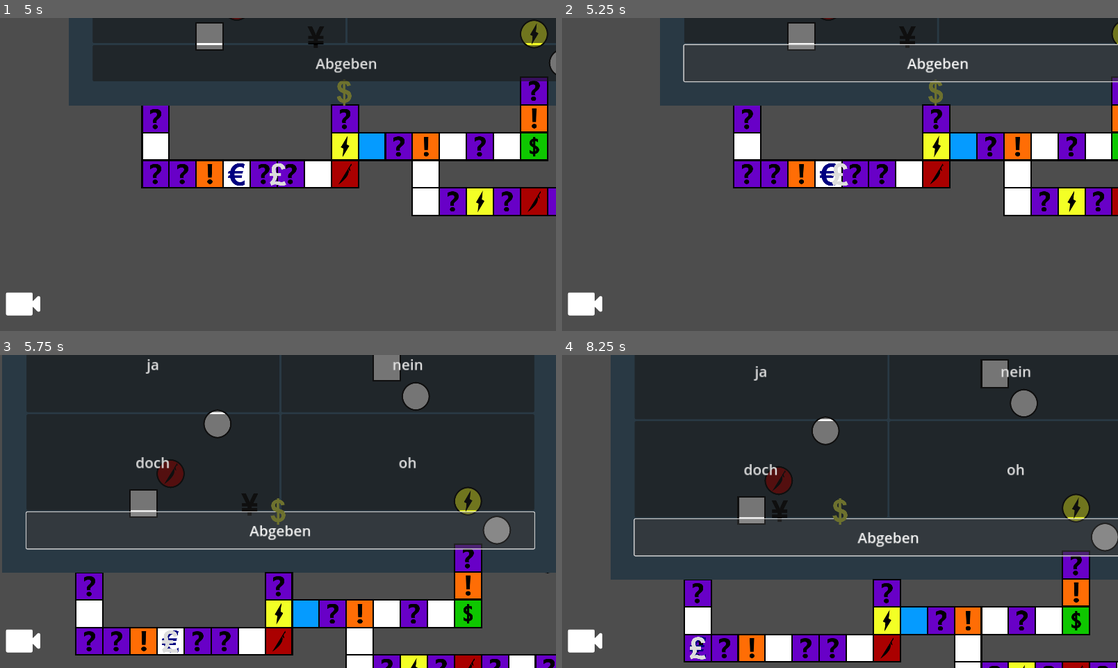
Above: before the commit, frames 1-4 (two rows, left to right).
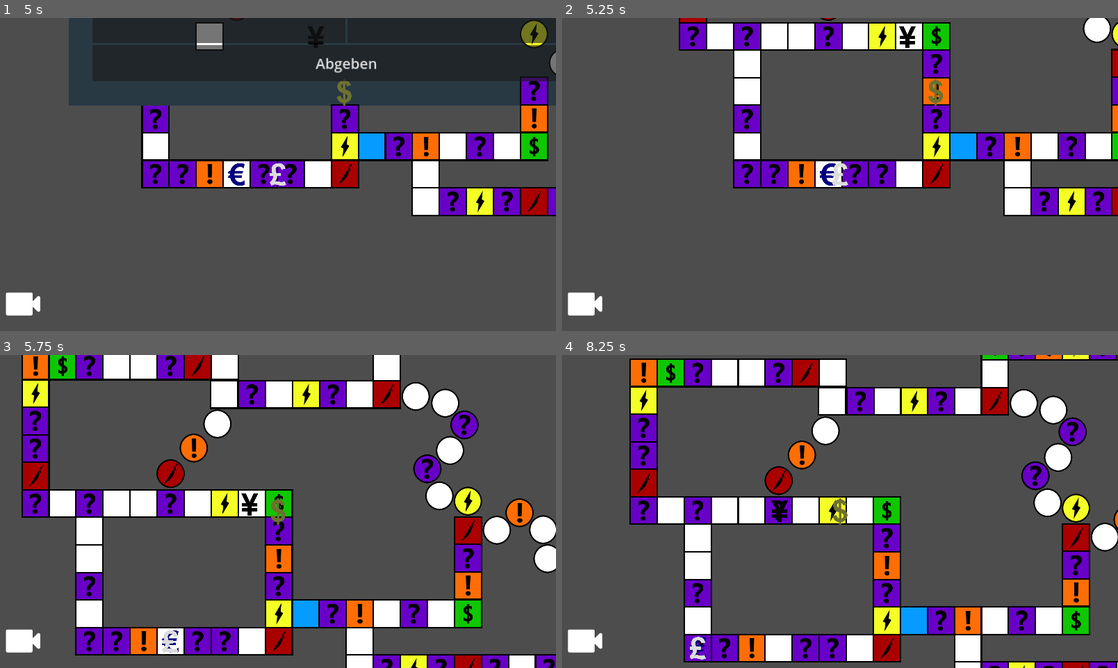
Above: after the commit, the same moments.

Repository: hfxbse/mparty
Game: Godot game, scene res://main/main.tscn
The game is run twice, just before and just after one commit, with the same random seed, the same clock (stepped at 60 frames per second) and the same inputs.
Inputs (mouse positions are in pixels of both pictures, inside the frame that each line leads up to):
- Up to frame 1 (5 s): click (278, 202) at 0.5 s; click (278, 146) at 1.25 s; click (278, 202) at 2 s; click (278, 146) at 2.75 s; move the mouse to (400, 158) at 3.52 s; hold M 3.53-4.25 s; click (400, 158) at 3.67 s; click "quesiton panel" at 4.25 s
- Up to frame 2 (5.25 s): click "Abgeben" at 5 s
- Up to frame 3 (5.75 s): no input
- Up to frame 4 (8.25 s): click (717, 364) at 5.75 s, where only the run before the commit has a clickable "ja"; click (1001, 398) at 6.5 s, where only the run before the commit has a clickable "Abgeben"; click (1056, 370) at 7.25 s, where only the run before the commit has a clickable "nein"; click (1017, 401) at 8 s, where only the run before the commit has a clickable "Abgeben"

Frame 1 is identical in both runs. In frame 2, 23% of the frame differs, in the area x 17-100%, y 0-28%; in frame 3, 68%, in the area x 0-100%, y 0-70%; in frame 4, 64%.
Error in both runs: Invalid operands 'String' and 'Nil' in operator '+'. (res://question_panel/question_panel.gd:49)

Commit message:
add sample code

Diff:
--- a/main/main.gd
+++ b/main/main.gd
@@ -116,10 +116,21 @@
 	pass
 
 
+# START: sample code
+@onready var question_panel_scene: Control
+
 func _on_question_panel_button_pressed():
-	var question_panel_scene = preload("res://question_panel/question_panel.tscn").instantiate()
+	question_panel_scene = preload("res://question_panel/question_panel.tscn").instantiate()
 	add_child(question_panel_scene)
-	question_panel_scene.display_question(Question.Difficulty.EASY)
+	var question_signal = question_panel_scene.display_question(Question.Difficulty.EASY)
+	question_panel_scene.answer_selected.connect(_on_answer_submited)
 
-	#TODO: await remove
-	#remove_child(question_panel_scene)
+
+func _on_answer_submited(signal_response: bool):
+	if signal_response:
+		print("right answer")
+	else:
+		print("wrong answer")
+
+	remove_child(question_panel_scene)
+# END: sample code
